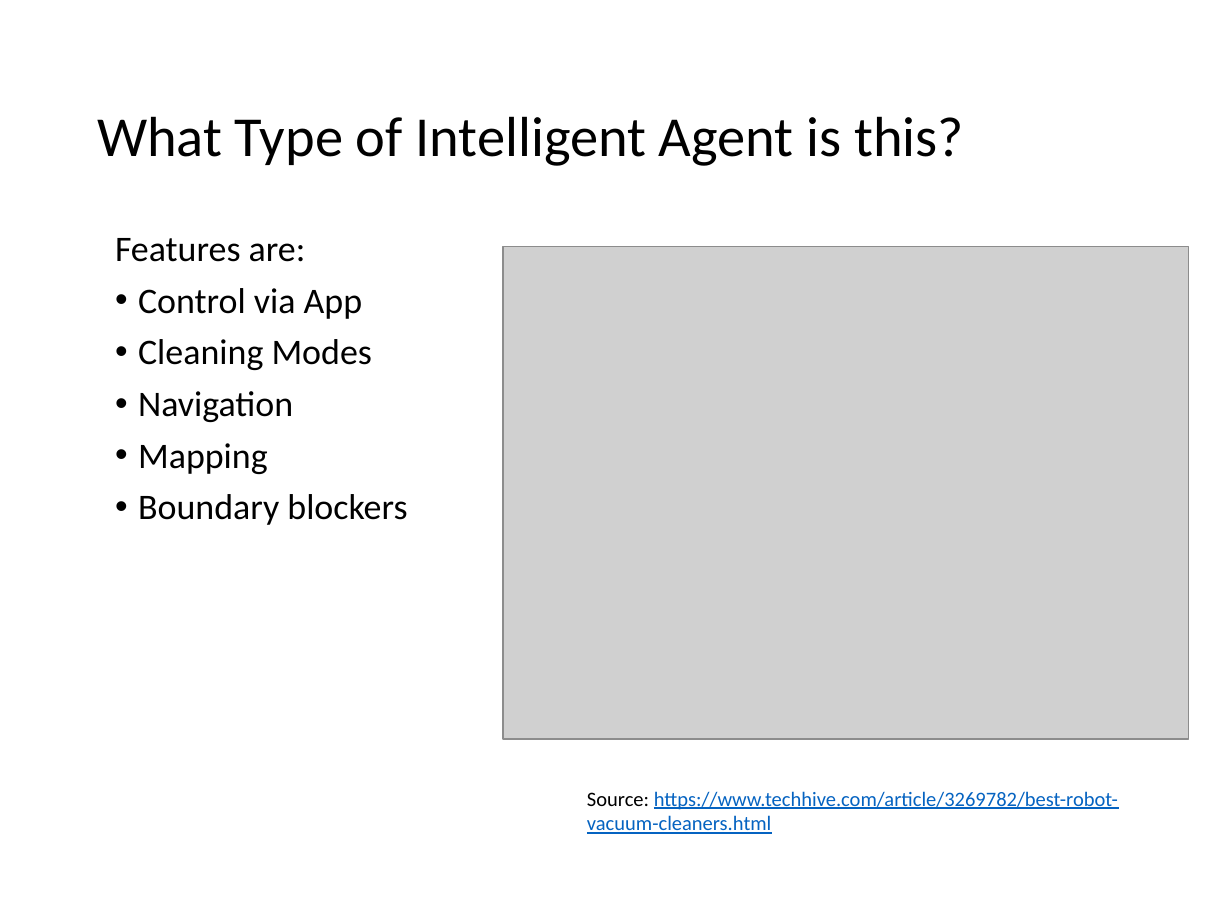
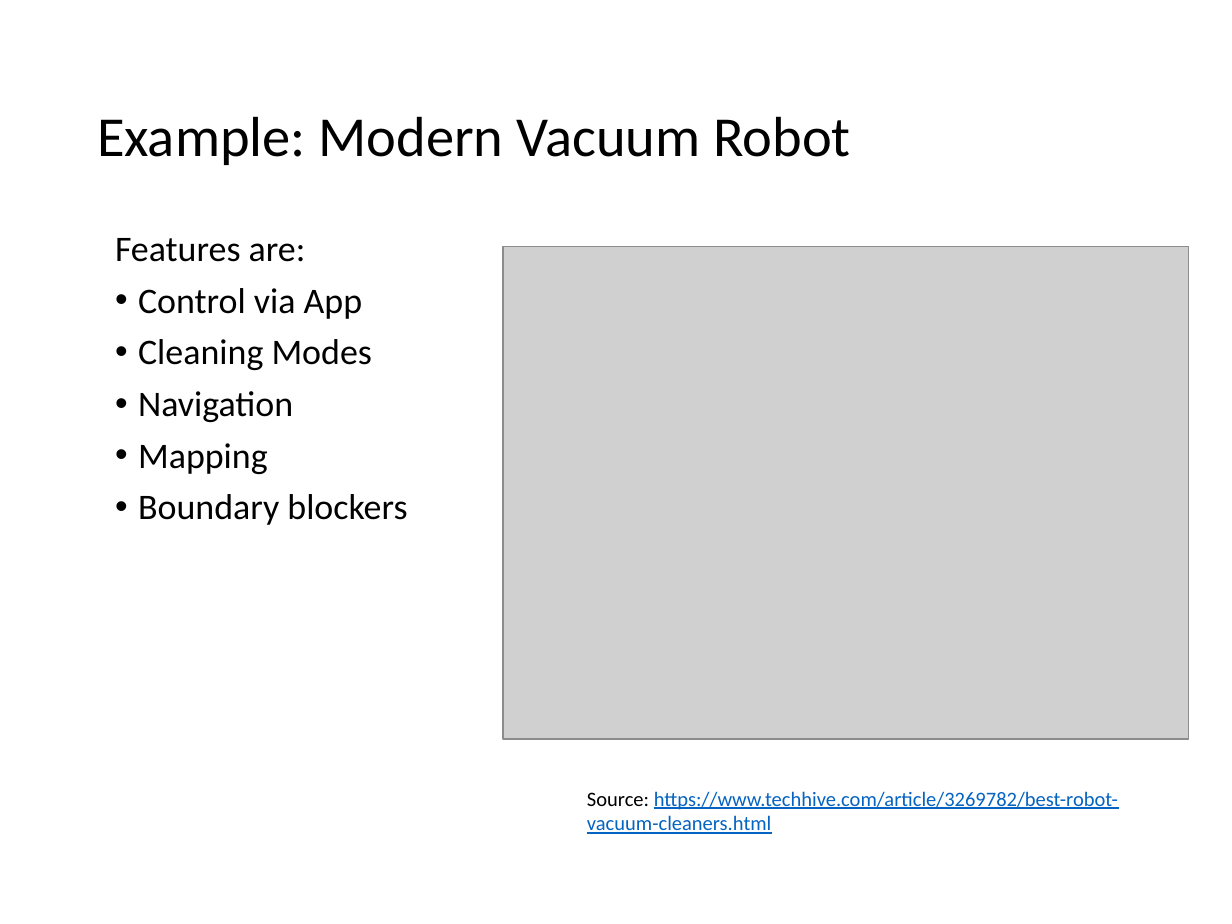
Before and after one commit to mhahsler/CS7320-AI, a slide deck: slide 30 of slides/02_agents.pptx. Drawn at 1232x924 pixels with LibreOffice and Linux fonts; fonts in the diff are those of the drawing; grey boxes stand for pictures. Boxes give left, top, right and bottom in pixels: in the first picture for what was removed or moved away, otherwise in the second. Text is boxed around its words. In the diff, an @@ line names an element or a change of style, - is before the commit and + after.

```diff
--- a/slides/02_agents.pptx
+++ b/slides/02_agents.pptx
@@ title at [97,116,851,165]: text changed @@
-What Type of Intelligent Agent is this?
+Example: Modern Vacuum Robot
```
Also in this commit, not shown: 7 other slides changed, 2 other files.
